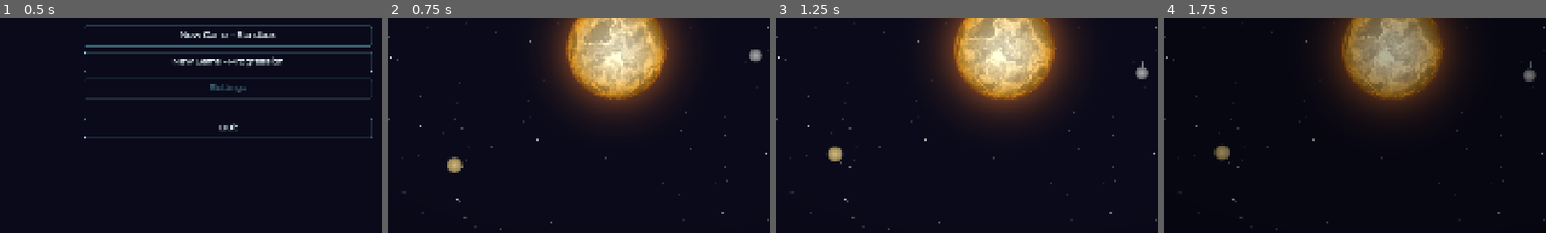
Above: before the commit, frames 1-4 (left to right).
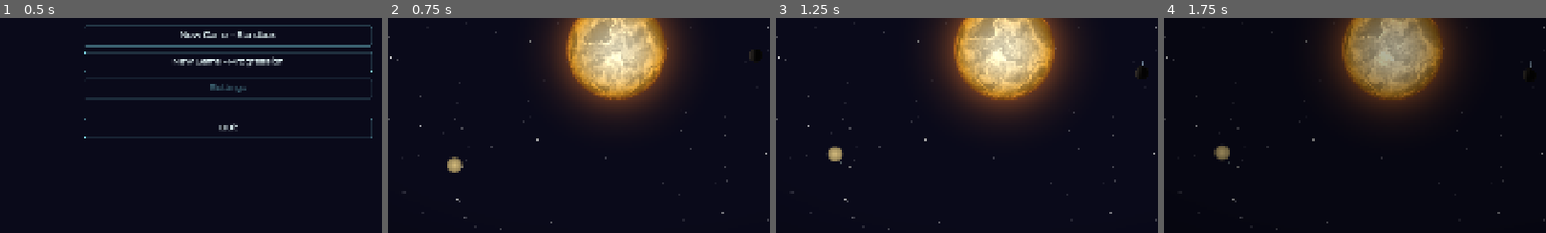
Above: after the commit, the same moments.

Repository: avantgardian/godot-space-idle
Game: Godot game, scene res://scenes/main_menu.tscn
Same seed, same stepped clock (60 frames per second), same inputs: the game is played once before the commit and once after it.
Inputs:
- Up to frame 1 (0.5 s): no input
- Up to frame 2 (0.75 s): click "New Game - Sandbox" at 0.5 s
- Up to frame 3 (1.25 s): no input
- Up to frame 4 (1.75 s): click "Pause" at 1.25 s
The pictures show only the part of the screen within x 20-70%, y 43-93%; the shares and areas given below are measured in that part.

Frame 1 is identical in both runs. In frame 2, 0.2% of the frame differs, in the area x 94-98%, y 14-21%; in frame 3, 0.2%; in frame 4, 0.2%.

Commit message:
feat(planets): rocky biome shader — Mercury & Mars (#104)
Builds on the planet shader pipeline (#102) + PlanetPalette (#103) to
ship realistic rocky body appearance. Establishes the per-instance
feature machinery (craters, polar caps) that #107 (gas giant) and
#109 (ice giant) will reuse for storm ovals.

Shader additions (shaders/planet_surface.gdshader):
- New u_biome_mode selector (0=none, 1=rocky). Default 0 keeps the
  #102 base path pixel-identical for non-rocky planets.
- Rocky branch: surface color mixed from u_rocky_hi/lo via fbm, fine
  fbm speckle scaled by day-side light, up to 16 craters (pit darken +
  sun-ward rim brighten using dot(cp, L)), optional polar caps frayed
  by noise.
- New uniforms: u_rocky_hi, u_rocky_lo, u_surface_grain_amp,
  u_crater_count, u_crater_pos[16], u_crater_size[16],
  u_crater_strength[16], u_polar_cap_lat, u_polar_softness,
  u_polar_cap_color.

OrbitalBody plumbing:
- @export crater_count, crater_size_min_deg, crater_size_max_deg,
  polar_cap_lat_deg, polar_softness (all default 0/no-op).
- _apply_planet_shader sets u_biome_mode via _get_biome_mode() match.
- _seed_craters mirrors sun.gd:_seed_spots — deterministic from
  planet_seed, packed into PackedVector2Array/Float32Array of size 16.
- Overridable hooks: _get_rocky_hi, _get_rocky_lo, _get_polar_cap_color
  default to PlanetPalette Mercury tokens so subclasses just override
  the relevant getter.

Per-planet opt-ins:
- mercury.gd: use_shader=true, planet_type=&"rocky", crater_count=12,
  polar_cap_lat_deg=0. Override _get_rocky_hi/lo to ROCKY_MERCURY_*.
- mars.gd: use_shader=true, planet_type=&"rocky", crater_count=6,
  polar_cap_lat_deg=65, polar_softness=0.12. Override _get_rocky_hi/lo
  to ROCKY_MARS_*.

No new inline Color literals — colors via PlanetPalette consts only.
Default use_shader=false in main.tscn for Earth (preserved for #106).

Diff:
--- a/scripts/mars.gd
+++ b/scripts/mars.gd
@@ -1,12 +1,20 @@
 extends OrbitalBody
 
 var planet_name: String = "Mars"
-var planet_color: Color = Color(0.85, 0.35, 0.15)
+var planet_color: Color = Color(0.85, 0.35, 0.15, 1.0)
 @export var collision_flash: float = 0.7
 @export var collision_ring_color: Color = Color(0.9, 0.4, 0.15, 0.5)
 @export var collision_ring_width: float = 2.0
 @export var collision_ring_segments: int = 40
 @export var collision_ring_timer: float = 0.9
+
+func _ready():
+	use_shader = true
+	planet_type = &"rocky"
+	crater_count = 6
+	polar_cap_lat_deg = 65.0
+	polar_softness = 0.12
+	super()
 
 func _get_planet_texture_size() -> int:
 	return 26
@@ -17,3 +25,9 @@
 	if t > 0.85:
 		alpha = 1.0 - (t - 0.85) / 0.15
 	return Color(0.75 * b, 0.35 * b, 0.15 * b, alpha)
+
+func _get_rocky_hi() -> Color:
+	return PAL.ROCKY_MARS_HI
+
+func _get_rocky_lo() -> Color:
+	return PAL.ROCKY_MARS_LO
--- a/scripts/mercury.gd
+++ b/scripts/mercury.gd
@@ -1,7 +1,7 @@
 extends OrbitalBody
 
 var planet_name: String = "Mercury"
-var planet_color: Color = Color(0.7, 0.7, 0.7)
+var planet_color: Color = Color(0.7, 0.7, 0.7, 1.0)
 @export var collision_flash: float = 0.6
 @export var collision_ring_color: Color = Color(1, 0.9, 0.6, 0.5)
 @export var collision_ring_width: float = 2.0
@@ -9,6 +9,10 @@
 @export var collision_ring_timer: float = 0.8
 
 func _ready():
+	use_shader = true
+	planet_type = &"rocky"
+	crater_count = 12
+	polar_cap_lat_deg = 0.0
 	super()
 
 func _get_planet_texture_size() -> int:
@@ -20,3 +24,9 @@
 	if t > 0.85:
 		alpha = 1.0 - (t - 0.85) / 0.15
 	return Color(0.7 * b, 0.7 * b, 0.72 * b, alpha)
+
+func _get_rocky_hi() -> Color:
+	return PAL.ROCKY_MERCURY_HI
+
+func _get_rocky_lo() -> Color:
+	return PAL.ROCKY_MERCURY_LO
--- a/scripts/orbital_body.gd
+++ b/scripts/orbital_body.gd
@@ -27,8 +27,25 @@
 @export var axial_tilt_deg: float = 0.0
 @export var rotation_rate: float = 0.05
 
+# Rocky biome params (#104). Per-planet scripts override these to taste.
+# Default u_polar_cap_lat = 0 → no caps.
+@export var crater_count: int = 0
+@export var crater_size_min_deg: float = 3.0
+@export var crater_size_max_deg: float = 9.0
+@export var polar_cap_lat_deg: float = 0.0
+@export var polar_softness: float = 0.1
+
 var _planet_time: float = 0.0
 var _shader_mat: ShaderMaterial
+
+const BIOME_NONE  := 0
+const BIOME_ROCKY := 1
+const _MAX_CRATERS := 16
+
+var _crater_lats: Array[float] = []
+var _crater_lons: Array[float] = []
+var _crater_sizes: Array[float] = []
+var _crater_strengths: Array[float] = []
 
 signal collided_with_sun
 
@@ -93,6 +110,8 @@
 		seed_val = hash(name)
 	_shader_mat = ShaderMaterial.new()
 	_shader_mat.shader = _PLANET_SHADER
+	var biome := _get_biome_mode()
+	_shader_mat.set_shader_parameter("u_biome_mode", biome)
 	_shader_mat.set_shader_parameter("u_time", 0.0)
 	_shader_mat.set_shader_parameter("u_light_dir", Vector3(-1.0, 0.0, 0.0))
 	_shader_mat.set_shader_parameter("u_ambient", 0.06)
@@ -105,7 +124,84 @@
 	_shader_mat.set_shader_parameter("u_base_color", Vector3(bc.r, bc.g, bc.b))
 	_shader_mat.set_shader_parameter("u_noise_scale", 4.0)
 	_shader_mat.set_shader_parameter("u_noise_amp", 0.15)
+	# Rocky biome (#104) uniforms. Defaults are harmless (no caps, no craters)
+	# so non-rocky planets remain pixel-identical to the #102 path.
+	var rocky_hi := _get_rocky_hi()
+	var rocky_lo := _get_rocky_lo()
+	_shader_mat.set_shader_parameter("u_rocky_hi", Vector3(rocky_hi.r, rocky_hi.g, rocky_hi.b))
+	_shader_mat.set_shader_parameter("u_rocky_lo", Vector3(rocky_lo.r, rocky_lo.g, rocky_lo.b))
+	_shader_mat.set_shader_parameter("u_surface_grain_amp", 0.15)
+	_shader_mat.set_shader_parameter("u_polar_cap_lat", deg_to_rad(polar_cap_lat_deg))
+	_shader_mat.set_shader_parameter("u_polar_softness", polar_softness)
+	var polar_col := _get_polar_cap_color()
+	_shader_mat.set_shader_parameter("u_polar_cap_color", Vector3(polar_col.r, polar_col.g, polar_col.b))
+	# Crater uniforms seeded in _seed_craters; zeros here as placeholders.
+	_shader_mat.set_shader_parameter("u_crater_count", 0)
 	_sprite.material = _shader_mat
+	if biome == BIOME_ROCKY:
+		_seed_craters(seed_val)
+		_sync_crater_uniforms()
+
+func _get_biome_mode() -> int:
+	match planet_type:
+		&"rocky": return BIOME_ROCKY
+		_:
+			return BIOME_NONE
+
+func _get_rocky_hi() -> Color:
+	return PAL.ROCKY_MERCURY_HI
+
+func _get_rocky_lo() -> Color:
+	return PAL.ROCKY_MERCURY_LO
+
+func _get_polar_cap_color() -> Color:
+	return PAL.ROCKY_MARS_ICE
+
+func _seed_craters(seed_val: int):
+	_crater_lats.clear()
+	_crater_lons.clear()
+	_crater_sizes.clear()
+	_crater_strengths.clear()
+	var count := clamp(crater_count, 0, _MAX_CRATERS)
+	if count == 0:
+		return
+	var rng := RandomNumberGenerator.new()
+	rng.seed = seed_val * 31 + 7
+	for i in range(count):
+		var lat := rng.randf_range(-1.4, 1.4)
+		var lon := rng.randf_range(-PI, PI)
+		var size := deg_to_rad(rng.randf_range(crater_size_min_deg, crater_size_max_deg))
+		var strength := rng.randf_range(0.45, 0.80)
+		_crater_lats.append(lat)
+		_crater_lons.append(lon)
+		_crater_sizes.append(size)
+		_crater_strengths.append(strength)
+
+func _sync_crater_uniforms():
+	if not _shader_mat:
+		return
+	var count := _crater_lats.size()
+	_shader_mat.set_shader_parameter("u_crater_count", count)
+	if count == 0:
+		return
+	var pos := PackedVector2Array()
+	var sizes := PackedFloat32Array()
+	var strengths := PackedFloat32Array()
+	pos.resize(_MAX_CRATERS)
+	sizes.resize(_MAX_CRATERS)
+	strengths.resize(_MAX_CRATERS)
+	for i in range(_MAX_CRATERS):
+		if i < count:
+			pos[i] = Vector2(_crater_lats[i], _crater_lons[i])
+			sizes[i] = _crater_sizes[i]
+			strengths[i] = _crater_strengths[i]
+		else:
+			pos[i] = Vector2.ZERO
+			sizes[i] = 0.0
+			strengths[i] = 0.0
+	_shader_mat.set_shader_parameter("u_crater_pos", pos)
+	_shader_mat.set_shader_parameter("u_crater_size", sizes)
+	_shader_mat.set_shader_parameter("u_crater_strength", strengths)
 
 func _get_shader_base_color() -> Color:
 	# Per-biome issues (#104-#109) override this to return a PlanetPalette
--- a/shaders/planet_surface.gdshader
+++ b/shaders/planet_surface.gdshader
@@ -18,6 +18,22 @@
 uniform vec3  u_base_color  = vec3(0.5);
 uniform float u_noise_scale = 4.0;
 uniform float u_noise_amp   : hint_range(0.0, 1.0) = 0.15;
+
+// Biome selector. 0 = none (use u_base_color path), 1 = rocky (#104).
+// Subsequent biomes will add 2..N.
+uniform int u_biome_mode = 0;
+
+// Rocky biome uniforms (#104).
+uniform vec3  u_rocky_hi = vec3(0.62, 0.58, 0.55);   // bright regolith
+uniform vec3  u_rocky_lo = vec3(0.30, 0.27, 0.25);   // dark regolith / crater shadow
+uniform float u_surface_grain_amp : hint_range(0.0, 0.5) = 0.15;
+uniform int   u_crater_count : hint_range(0, 16) = 0;
+uniform vec2  u_crater_pos[16];    // (lat, lon) radians
+uniform float u_crater_size[16];   // angular radius radians
+uniform float u_crater_strength[16];
+uniform float u_polar_cap_lat  : hint_range(0.0, 1.5708) = 0.0;  // 0 = no caps
+uniform float u_polar_softness : hint_range(0.01, 0.5) = 0.1;
+uniform vec3  u_polar_cap_color = vec3(0.90, 0.85, 0.80);
 
 float hash21(vec2 p) {
 	p = fract(p * vec2(0.1031, 0.1030));
@@ -71,12 +87,6 @@
 		float lat = asin(clamp(n.y, -1.0, 1.0));
 		float lon = atan(n.x, n.z) + u_time * u_spin_rate;
 		vec2 seed_off = vec2(float(u_seed) * 1.7, float(u_seed) * 0.93);
-		float noise_val = fbm(vec2(lon, lat) * u_noise_scale + seed_off);
-
-		// Base color tinted +/- u_noise_amp by the fbm value.
-		vec3 base = mix(u_base_color * (1.0 - u_noise_amp),
-		                u_base_color * (1.0 + u_noise_amp),
-		                noise_val);
 
 		// Lambert diffuse; ambient floor keeps the night side readable.
 		vec3 L = normalize(u_light_dir);
@@ -89,12 +99,72 @@
 
 		// Dark-side limb brighten: a thin rim of scattered light around the
 		// planet's night silhouette so the full outline reads against the BG.
-		// Falls off where the surface faces the camera and vanishes on the day
-		// side (where the lit surface already dominates).
 		float dark_side = 1.0 - diff;
 		float rim = pow(1.0 - mu, 3.0);
 		float night_rim = rim * dark_side * u_night_rim;
 
+		// Surface color — biome-specific.
+		vec3 base;
+		if (u_biome_mode == 1) {
+			// Rocky (#104). High-frequency grain tinted between rocky_hi/lo.
+			float grain = fbm(vec2(lon, lat) * u_noise_scale + seed_off);
+			float g2 = grain * 2.0 - 1.0;
+			base = mix(u_rocky_lo, u_rocky_hi, smoothstep(0.2, 0.8, grain));
+			// Extra fine-grain speckle on top, scaled by light so the night side stays dark.
+			float speckle = fbm(vec2(lon, lat) * u_noise_scale * 3.5 + seed_off * 1.7);
+			base *= (1.0 + (speckle * 2.0 - 1.0) * u_surface_grain_amp);
+
+			// Craters: stone analog of sunspots. For each crater, compute angular
+			// distance from the surface point; inside the radius, darken the pit
+			// and brighten the sun-ward rim using dot(pit_normal, L).
+			float crater_darken = 0.0;
+			float crater_rim = 0.0;
+			for (int i = 0; i < 16; i++) {
+				if (i >= u_crater_count) break;
+				float clat = u_crater_pos[i].x;
+				float clon = u_crater_pos[i].y;
+				vec3 cp = vec3(cos(clat) * sin(clon), sin(clat), cos(clat) * cos(clon));
+				float d = dot(n, cp);
+				float ang = acos(clamp(d, -1.0, 1.0));
+				float sr = u_crater_size[i];
+				if (ang < sr) {
+					float t_norm = ang / sr;  // 0 center, 1 rim
+					// Pit darkens toward the center; sign keeps night-side craters dim.
+					float pit = smoothstep(1.0, 0.0, t_norm) * u_crater_strength[i];
+					// Rim brighten: only on the sun-ward side, peaks at the rim,
+					// fades toward the pit center and outside the crater.
+					float rim_band = smoothstep(0.0, 0.3, t_norm) * (1.0 - smoothstep(0.7, 1.0, t_norm));
+					float sun_side = max(dot(cp, L), 0.0);
+					float brighten = rim_band * sun_side * u_crater_strength[i] * 0.6;
+					// Soft limb fade so craters rotate in/out without popping.
+					float limb_fade = smoothstep(0.0, 0.30, d);
+					crater_darken = max(crater_darken, pit * limb_fade);
+					crater_rim = max(crater_rim, brighten * limb_fade);
+				}
+			}
+			base = base * (1.0 - crater_darken) + crater_rim * u_rocky_hi;
+
+			// Polar caps (Mars). Latitude-keyed frost above u_polar_cap_lat,
+			// feathered by u_polar_softness. Frayed by fbm so the cap edge isn't
+			// a perfect circle.
+			if (u_polar_cap_lat > 0.0) {
+				float abs_lat = abs(lat);
+				float cap_t = (abs_lat - u_polar_cap_lat) / u_polar_softness;
+				float cap_mask = smoothstep(0.0, 1.0, cap_t);
+				float fray = fbm(vec2(lon * 2.0, lat * 4.0) + seed_off);
+				cap_mask *= smoothstep(0.3, 0.7, fray);
+				base = mix(base, u_polar_cap_color, cap_mask * 0.85);
+			}
+		} else {
+			// Default (#102) path — base color tinted +/- u_noise_amp by fbm.
+			float noise_val = fbm(vec2(lon, lat) * u_noise_scale + seed_off);
+			base = mix(u_base_color * (1.0 - u_noise_amp),
+			           u_base_color * (1.0 + u_noise_amp),
+			           noise_val);
+		}
+
+		// Night-side ambient-ish glow uses base color so the silhouette still
+		// reads in the planet's own hue (Mars red, Mercury grey).
 		vec3 col = base * lighting * limb + base * night_rim;
 		COLOR = vec4(col, tex.a * edge_aa);
 	}
Not shown, added: scripts/planet_palette.gd.uid
